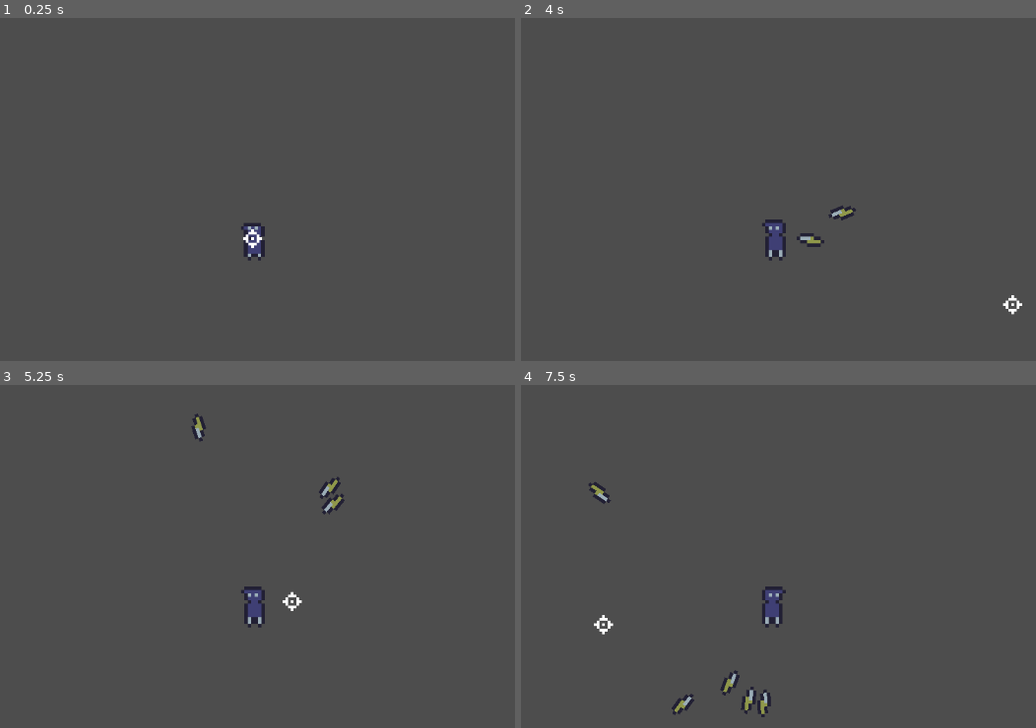
Above: before the commit, frames 1-4 (two rows, left to right).
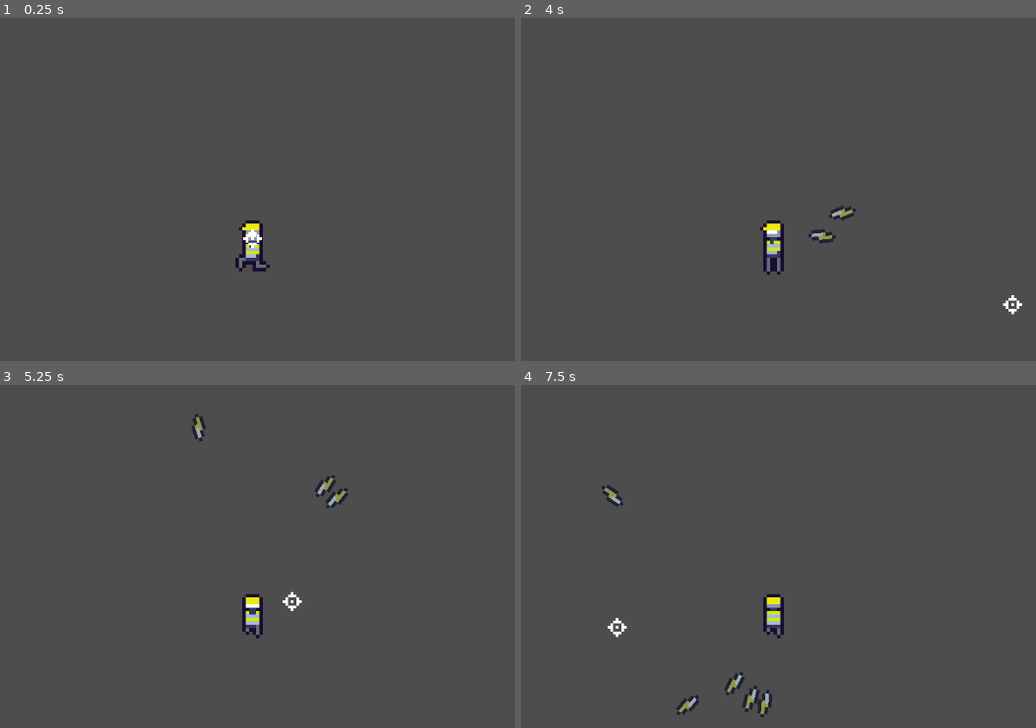
Above: after the commit, the same moments.

Repository: DryGuyx2/magnet_knives
Game: Godot game, scene res://main.tscn
Same seed, same stepped clock (60 frames per second), same inputs: the game is played once before the commit and once after it.
Inputs (mouse positions are in pixels of both pictures, inside the frame that each line leads up to):
- Up to frame 1 (0.25 s): no input
- Up to frame 2 (4 s): move the mouse to (948, 216) at 0.52 s; hold D (move_right) 0.53-1.28 s; right-click (948, 216) at 0.6 s; move the mouse to (613, 261) at 1.27 s; hold S (move_down) 1.28-2.03 s; tap C (test_1) at 1.35, 2.85 s; move the mouse to (850, 141) at 2.02 s; hold D (move_right) 2.03-2.78 s; right-click (850, 141) at 2.1 s; move the mouse to (732, 326) at 2.77 s; hold W (move_up) 2.78-3.53 s; move the mouse to (1010, 306) at 3.52 s; hold A (move_left) from 3.53 s (still down); right-click (1010, 306) at 3.6 s
- Up to frame 3 (5.25 s): move the mouse to (15, 539) at 4.27 s; tap C (test_1) at 4.35 s; move the mouse to (293, 604) at 5.02 s; release A (move_left) at 5.03 s; hold S (move_down) from 5.03 s (still down); right-click (293, 604) at 5.1 s
- Up to frame 4 (7.5 s): move the mouse to (654, 494) at 5.77 s; release S (move_down) at 5.78 s; hold D (move_right) 5.78-6.53 s; tap C (test_1) at 5.85, 7.35 s; move the mouse to (948, 583) at 6.52 s; hold W (move_up) 6.53-7.28 s; right-click (948, 583) at 6.6 s; move the mouse to (613, 628) at 7.27 s; hold D (move_right) from 7.28 s (still down)

The runs differ from the first frame. In frame 1, 0.5% of the frame differs, in the area x 45-53%, y 59-74%; in frame 2, 0.8%; in frame 3, 0.9%; in frame 4, 1.5%, in the area x 13-52%, y 28-97%.

Commit message:
Implement new player animations

Diff:
--- a/player/player.gd
+++ b/player/player.gd
@@ -58,6 +58,18 @@
 	animation_component.flip_h = facing_left
 
 	if current_state == State.MOVING:
-		animation_component.play("moving")
+		animation_component.play("moving_%s" % get_string_direction())
 	elif current_state == State.IDLE:
-		animation_component.play("idle")
+		animation_component.play("idle_%s" % get_string_direction())
+
+func get_string_direction() -> String:
+	if move_direction.x != 0:
+		return "sideways"
+
+	if move_direction.y > 0:
+		return "down"
+
+	if move_direction.y < 0:
+		return "up"
+
+	return "none"
--- a/player/player.tscn
+++ b/player/player.tscn
@@ -1,75 +1,207 @@
-[gd_scene load_steps=13 format=3 uid="uid://70xgaapne6i"]
+[gd_scene load_steps=29 format=3 uid="uid://70xgaapne6i"]
 
 [ext_resource type="Script" path="res://player/player.gd" id="1_vagyu"]
 [ext_resource type="Texture2D" uid="uid://cgj46vohllpt5" path="res://player/player.png" id="2_fis4v"]
 
-[sub_resource type="AtlasTexture" id="AtlasTexture_mefb0"]
-atlas = ExtResource("2_fis4v")
-region = Rect2(52, 0, 13, 13)
-
-[sub_resource type="AtlasTexture" id="AtlasTexture_b7abl"]
-atlas = ExtResource("2_fis4v")
-region = Rect2(65, 0, 13, 13)
-
-[sub_resource type="AtlasTexture" id="AtlasTexture_pq577"]
-atlas = ExtResource("2_fis4v")
-region = Rect2(78, 0, 13, 13)
-
-[sub_resource type="AtlasTexture" id="AtlasTexture_8jb2j"]
-atlas = ExtResource("2_fis4v")
-region = Rect2(91, 0, 13, 13)
-
-[sub_resource type="AtlasTexture" id="AtlasTexture_p63vt"]
-atlas = ExtResource("2_fis4v")
-region = Rect2(0, 0, 13, 13)
-
-[sub_resource type="AtlasTexture" id="AtlasTexture_yw0dk"]
-atlas = ExtResource("2_fis4v")
-region = Rect2(13, 0, 13, 13)
-
-[sub_resource type="AtlasTexture" id="AtlasTexture_o637o"]
-atlas = ExtResource("2_fis4v")
-region = Rect2(26, 0, 13, 13)
-
-[sub_resource type="AtlasTexture" id="AtlasTexture_ri4uw"]
-atlas = ExtResource("2_fis4v")
-region = Rect2(39, 0, 13, 13)
-
-[sub_resource type="SpriteFrames" id="SpriteFrames_iy5at"]
+[sub_resource type="AtlasTexture" id="AtlasTexture_4egns"]
+atlas = ExtResource("2_fis4v")
+region = Rect2(256, 0, 32, 32)
+
+[sub_resource type="AtlasTexture" id="AtlasTexture_wiftk"]
+atlas = ExtResource("2_fis4v")
+region = Rect2(288, 0, 32, 32)
+
+[sub_resource type="AtlasTexture" id="AtlasTexture_iftu4"]
+atlas = ExtResource("2_fis4v")
+region = Rect2(320, 0, 32, 32)
+
+[sub_resource type="AtlasTexture" id="AtlasTexture_uo3hh"]
+atlas = ExtResource("2_fis4v")
+region = Rect2(352, 0, 32, 32)
+
+[sub_resource type="AtlasTexture" id="AtlasTexture_bg1lw"]
+atlas = ExtResource("2_fis4v")
+region = Rect2(0, 0, 32, 32)
+
+[sub_resource type="AtlasTexture" id="AtlasTexture_bv7ly"]
+atlas = ExtResource("2_fis4v")
+region = Rect2(32, 0, 32, 32)
+
+[sub_resource type="AtlasTexture" id="AtlasTexture_jrhb5"]
+atlas = ExtResource("2_fis4v")
+region = Rect2(64, 0, 32, 32)
+
+[sub_resource type="AtlasTexture" id="AtlasTexture_5alcf"]
+atlas = ExtResource("2_fis4v")
+region = Rect2(96, 0, 32, 32)
+
+[sub_resource type="AtlasTexture" id="AtlasTexture_8df6d"]
+atlas = ExtResource("2_fis4v")
+region = Rect2(512, 0, 32, 32)
+
+[sub_resource type="AtlasTexture" id="AtlasTexture_x2ejw"]
+atlas = ExtResource("2_fis4v")
+region = Rect2(544, 0, 32, 32)
+
+[sub_resource type="AtlasTexture" id="AtlasTexture_28g55"]
+atlas = ExtResource("2_fis4v")
+region = Rect2(576, 0, 32, 32)
+
+[sub_resource type="AtlasTexture" id="AtlasTexture_2150m"]
+atlas = ExtResource("2_fis4v")
+region = Rect2(608, 0, 32, 32)
+
+[sub_resource type="AtlasTexture" id="AtlasTexture_e7lh0"]
+atlas = ExtResource("2_fis4v")
+region = Rect2(384, 0, 32, 32)
+
+[sub_resource type="AtlasTexture" id="AtlasTexture_slryg"]
+atlas = ExtResource("2_fis4v")
+region = Rect2(416, 0, 32, 32)
+
+[sub_resource type="AtlasTexture" id="AtlasTexture_gr7gh"]
+atlas = ExtResource("2_fis4v")
+region = Rect2(448, 0, 32, 32)
+
+[sub_resource type="AtlasTexture" id="AtlasTexture_denf2"]
+atlas = ExtResource("2_fis4v")
+region = Rect2(480, 0, 32, 32)
+
+[sub_resource type="AtlasTexture" id="AtlasTexture_bgdon"]
+atlas = ExtResource("2_fis4v")
+region = Rect2(128, 0, 32, 32)
+
+[sub_resource type="AtlasTexture" id="AtlasTexture_t41ky"]
+atlas = ExtResource("2_fis4v")
+region = Rect2(160, 0, 32, 32)
+
+[sub_resource type="AtlasTexture" id="AtlasTexture_smo30"]
+atlas = ExtResource("2_fis4v")
+region = Rect2(192, 0, 32, 32)
+
+[sub_resource type="AtlasTexture" id="AtlasTexture_tha8x"]
+atlas = ExtResource("2_fis4v")
+region = Rect2(224, 0, 32, 32)
+
+[sub_resource type="AtlasTexture" id="AtlasTexture_b5dhu"]
+atlas = ExtResource("2_fis4v")
+region = Rect2(640, 0, 32, 32)
+
+[sub_resource type="AtlasTexture" id="AtlasTexture_yo6ua"]
+atlas = ExtResource("2_fis4v")
+region = Rect2(672, 0, 32, 32)
+
+[sub_resource type="AtlasTexture" id="AtlasTexture_61jui"]
+atlas = ExtResource("2_fis4v")
+region = Rect2(704, 0, 32, 32)
+
+[sub_resource type="AtlasTexture" id="AtlasTexture_qead2"]
+atlas = ExtResource("2_fis4v")
+region = Rect2(736, 0, 32, 32)
+
+[sub_resource type="SpriteFrames" id="SpriteFrames_eyslh"]
 animations = [{
 "frames": [{
 "duration": 1.0,
-"texture": SubResource("AtlasTexture_mefb0")
-}, {
-"duration": 1.0,
-"texture": SubResource("AtlasTexture_b7abl")
-}, {
-"duration": 1.0,
-"texture": SubResource("AtlasTexture_pq577")
-}, {
-"duration": 1.0,
-"texture": SubResource("AtlasTexture_8jb2j")
-}],
-"loop": true,
-"name": &"idle",
-"speed": 6.0
-}, {
-"frames": [{
-"duration": 1.0,
-"texture": SubResource("AtlasTexture_p63vt")
-}, {
-"duration": 1.0,
-"texture": SubResource("AtlasTexture_yw0dk")
-}, {
-"duration": 1.0,
-"texture": SubResource("AtlasTexture_o637o")
-}, {
-"duration": 1.0,
-"texture": SubResource("AtlasTexture_ri4uw")
-}],
-"loop": true,
-"name": &"moving",
+"texture": SubResource("AtlasTexture_4egns")
+}, {
+"duration": 1.0,
+"texture": SubResource("AtlasTexture_wiftk")
+}, {
+"duration": 1.0,
+"texture": SubResource("AtlasTexture_iftu4")
+}, {
+"duration": 1.0,
+"texture": SubResource("AtlasTexture_uo3hh")
+}],
+"loop": true,
+"name": &"idle_down",
+"speed": 5.0
+}, {
+"frames": [{
+"duration": 1.0,
+"texture": SubResource("AtlasTexture_bg1lw")
+}, {
+"duration": 1.0,
+"texture": SubResource("AtlasTexture_bv7ly")
+}, {
+"duration": 1.0,
+"texture": SubResource("AtlasTexture_jrhb5")
+}, {
+"duration": 1.0,
+"texture": SubResource("AtlasTexture_5alcf")
+}],
+"loop": true,
+"name": &"idle_sideways",
+"speed": 5.0
+}, {
+"frames": [{
+"duration": 1.0,
+"texture": SubResource("AtlasTexture_8df6d")
+}, {
+"duration": 1.0,
+"texture": SubResource("AtlasTexture_x2ejw")
+}, {
+"duration": 1.0,
+"texture": SubResource("AtlasTexture_28g55")
+}, {
+"duration": 1.0,
+"texture": SubResource("AtlasTexture_2150m")
+}],
+"loop": true,
+"name": &"idle_up",
+"speed": 5.0
+}, {
+"frames": [{
+"duration": 1.0,
+"texture": SubResource("AtlasTexture_e7lh0")
+}, {
+"duration": 1.0,
+"texture": SubResource("AtlasTexture_slryg")
+}, {
+"duration": 1.0,
+"texture": SubResource("AtlasTexture_gr7gh")
+}, {
+"duration": 1.0,
+"texture": SubResource("AtlasTexture_denf2")
+}],
+"loop": true,
+"name": &"moving_down",
+"speed": 5.0
+}, {
+"frames": [{
+"duration": 1.0,
+"texture": SubResource("AtlasTexture_bgdon")
+}, {
+"duration": 1.0,
+"texture": SubResource("AtlasTexture_t41ky")
+}, {
+"duration": 1.0,
+"texture": SubResource("AtlasTexture_smo30")
+}, {
+"duration": 1.0,
+"texture": SubResource("AtlasTexture_tha8x")
+}],
+"loop": true,
+"name": &"moving_sideways",
 "speed": 7.0
+}, {
+"frames": [{
+"duration": 1.0,
+"texture": SubResource("AtlasTexture_b5dhu")
+}, {
+"duration": 1.0,
+"texture": SubResource("AtlasTexture_yo6ua")
+}, {
+"duration": 1.0,
+"texture": SubResource("AtlasTexture_61jui")
+}, {
+"duration": 1.0,
+"texture": SubResource("AtlasTexture_qead2")
+}],
+"loop": true,
+"name": &"moving_up",
+"speed": 5.0
 }]
 
 [sub_resource type="CapsuleShape2D" id="CapsuleShape2D_th7ts"]
@@ -81,9 +213,11 @@
 script = ExtResource("1_vagyu")
 
 [node name="AnimatedSprite2D" type="AnimatedSprite2D" parent="."]
-sprite_frames = SubResource("SpriteFrames_iy5at")
-animation = &"idle"
-frame_progress = 0.13495
+position = Vector2(0, -0.4)
+sprite_frames = SubResource("SpriteFrames_eyslh")
+animation = &"moving_sideways"
+frame_progress = 0.920343
 
 [node name="CollisionShape2D" type="CollisionShape2D" parent="."]
+position = Vector2(-0.2, 3)
 shape = SubResource("CapsuleShape2D_th7ts")
Binary file changed: player/player.png
